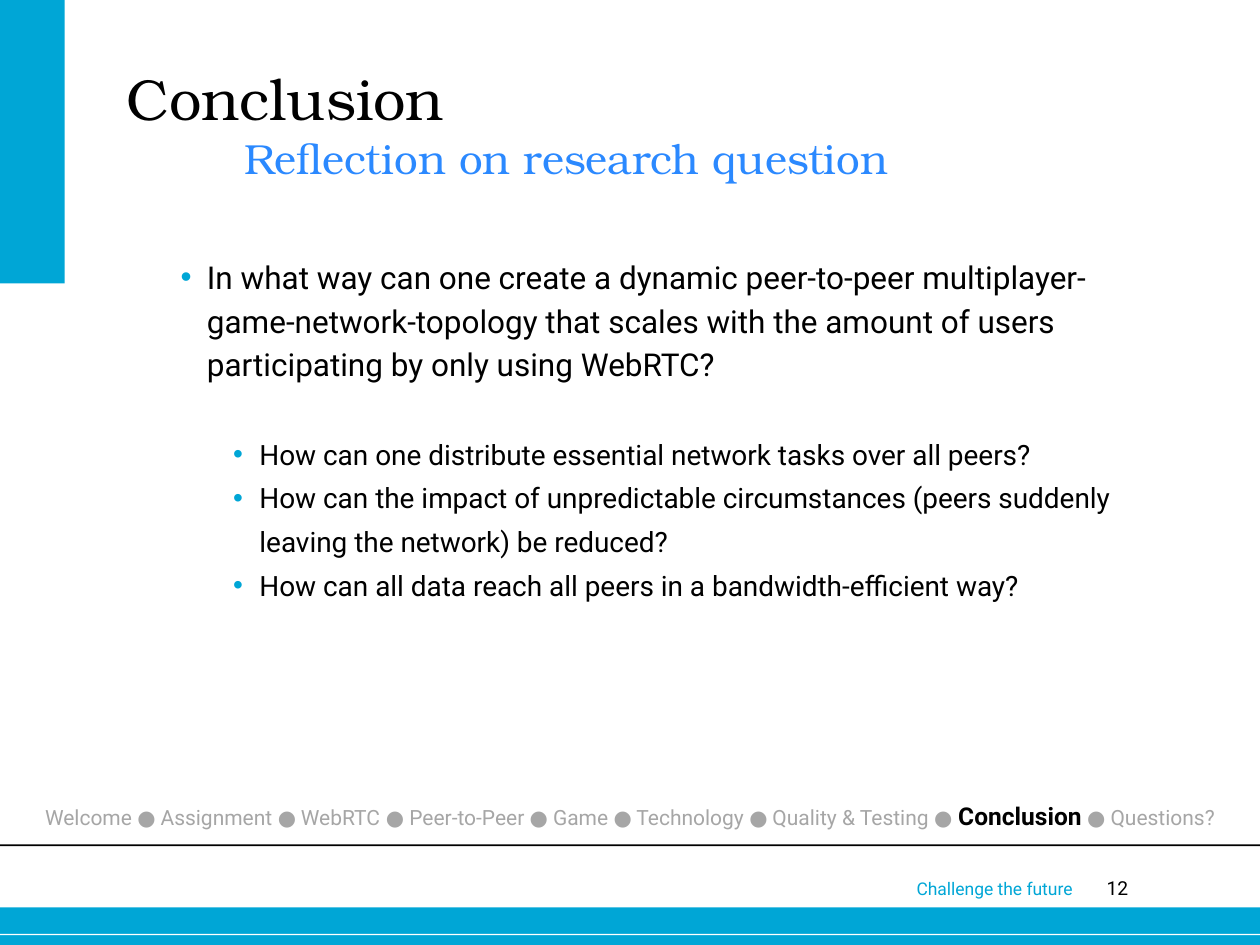
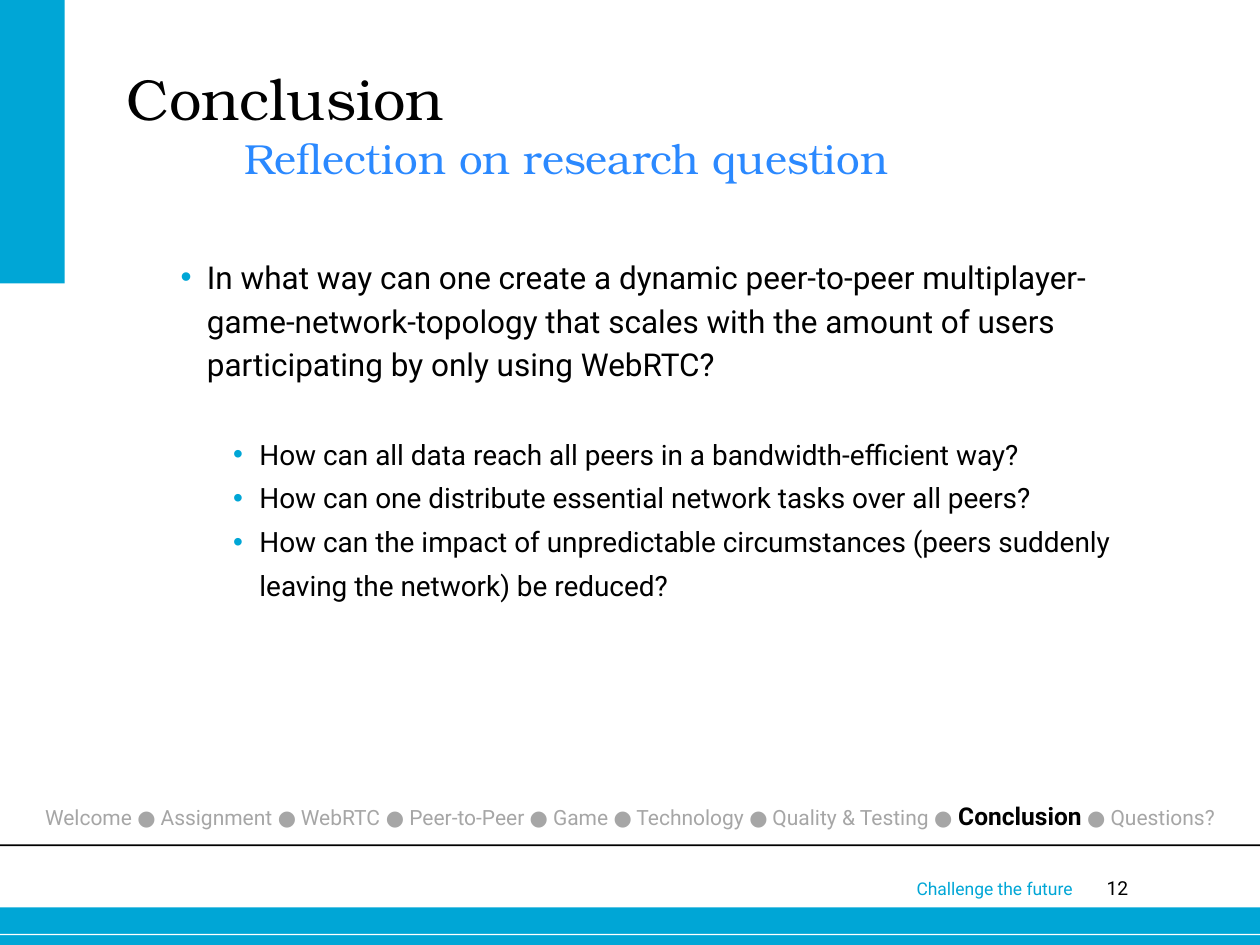
Before and after one commit to joostverdoorn/webrtc, a slide deck: slide 12 of documents/Eindpresentatie/webrtc.pptx. Drawn at 1260x945 pixels with LibreOffice and Linux fonts; fonts in the diff are those of the drawing; background and template pictures are left out. Boxes give left, top, right and bottom in pixels: in the first picture for what was removed or moved away, otherwise in the second. Text is boxed around its words. In the diff, an @@ line names an element or a change of style, - is before the commit and + after.

Commit message:
presentation

```diff
--- a/documents/Eindpresentatie/webrtc.pptx
+++ b/documents/Eindpresentatie/webrtc.pptx
@@ text at (x1=259, y1=443, x2=1018, y2=471): paragraph added @@
+    • How can all data reach all peers in a bandwidth-efficient way?
@@ text at (x1=259, y1=574, x2=1018, y2=602): paragraph removed @@
-    • How can all data reach all peers in a bandwidth-efficient way?
```
Also in this commit, not shown: 1 other file.
